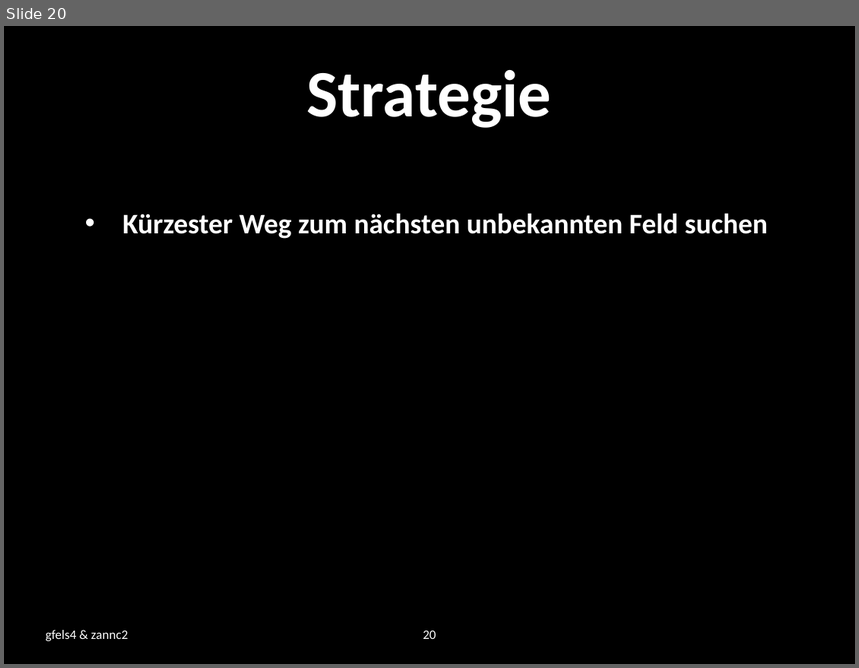
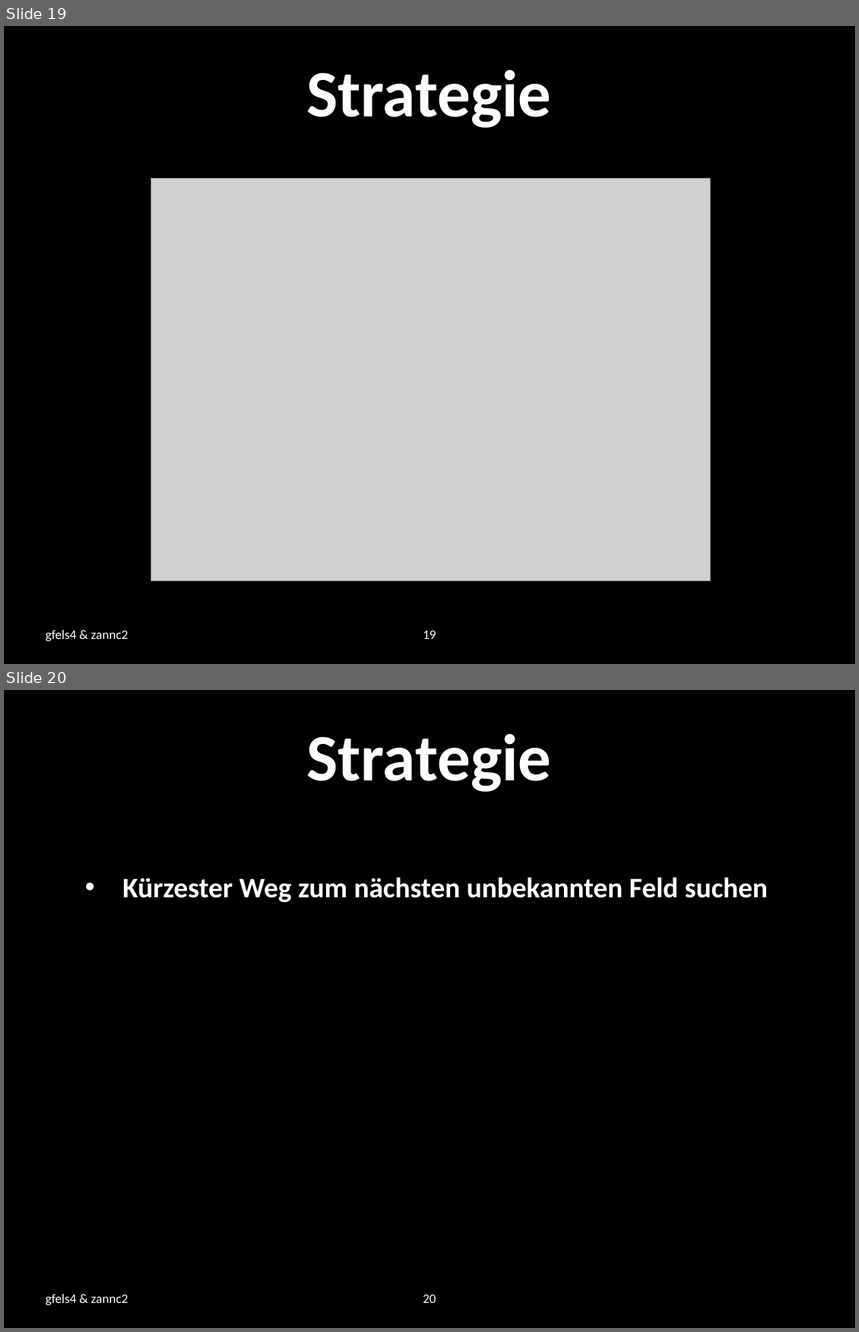
Before and after one commit to zannc2/SearchRobot, a slide deck: SearchRobot/doc/presentation.pptx. Shown one above the other, each under a label of ours: slide 20 before the commit, slides 19 and 20 after it. The pictures are 859x668 and 859x1332 pixels, drawn with LibreOffice and Linux fonts; fonts in the diff are those of the drawing; grey boxes stand for pictures; background and template pictures are left out. Boxes give left, top, right and bottom in pixels: in the first picture for what was removed or moved away, otherwise in the second. Text is boxed around its words. In the diff, an @@ line names an element or a change of style, - is before the commit and + after.

```diff
--- a/SearchRobot/doc/presentation.pptx
+++ b/SearchRobot/doc/presentation.pptx
@@ slide 19 added at bbox=[4, 26, 855, 664], background picture (left out) @@
@@ title added at bbox=[306, 70, 551, 128], 56 pt, text #FFFFFF, bold @@
+Strategie
@@ picture added at bbox=[151, 178, 711, 582] @@
@@ text added at bbox=[46, 630, 129, 642], 11 pt, text #FFFFFF @@
+gfels4 & zannc2
@@ page number added at bbox=[423, 631, 436, 639], 11 pt, text #FFFFFF @@
+19
```
Also in this commit, not shown: 4 slides changed, 1 other slide added, 1 slide removed, 2 other files.
